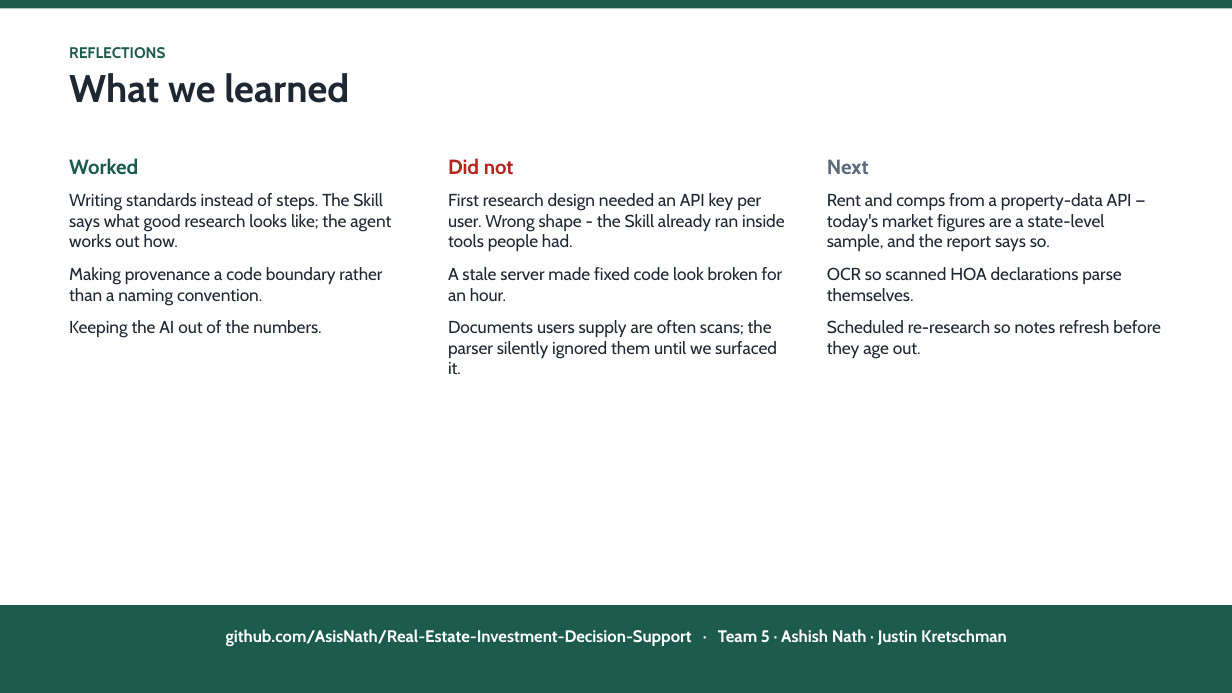
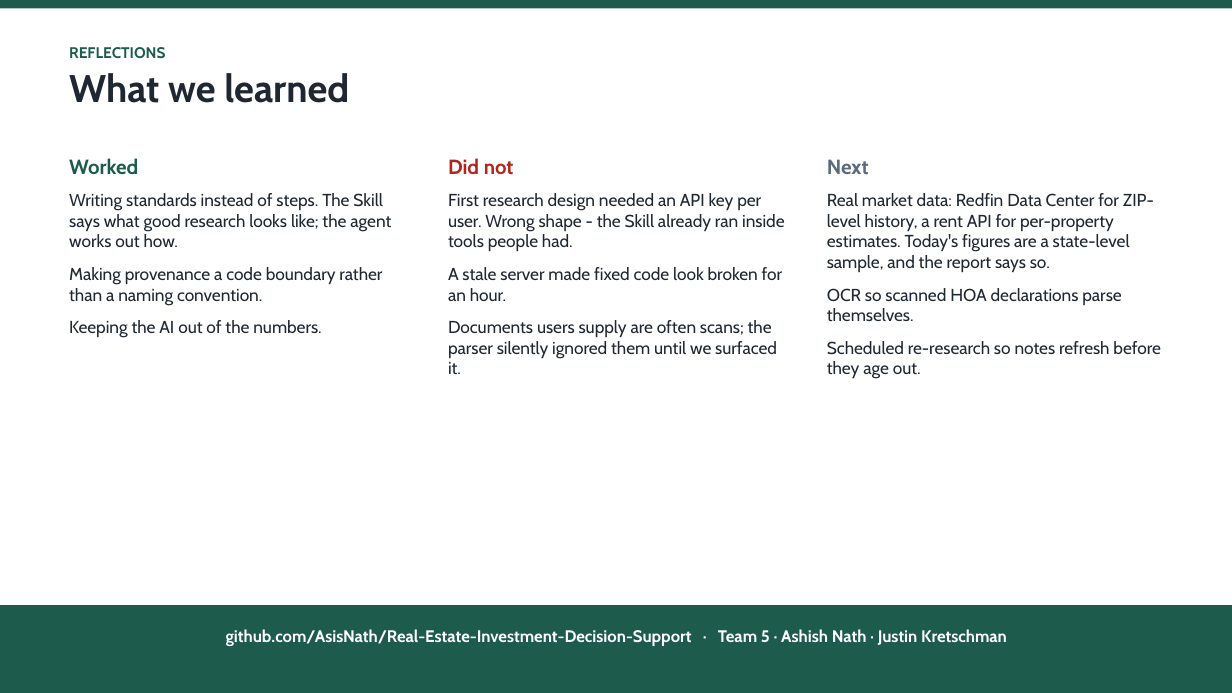
Before and after one commit to AsisNath/Real-Estate-Investment-Decision-Support, a slide deck: slide 7 of docs/submission/NorthStar-Presentation.pptx. Drawn at 1232x693 pixels with LibreOffice and Linux fonts; fonts in the diff are those of the drawing. Boxes give left, top, right and bottom in pixels: in the first picture for what was removed or moved away, otherwise in the second. Text is boxed around its words. In the diff, an @@ line names an element or a change of style, - is before the commit and + after.

```diff
--- a/docs/submission/NorthStar-Presentation.pptx
+++ b/docs/submission/NorthStar-Presentation.pptx
@@ text at <box>827,193,1154,273</box>: text changed @@
-Rent and comps from a property-data API — today's market figures are a state-level sample, and the report says so.
+Real market data: Redfin Data Center for ZIP-level history, a rent API for per-property estimates. Today's figures are a state-level sample, and the report says so.
```
Also in this commit, not shown: 4 other files.
